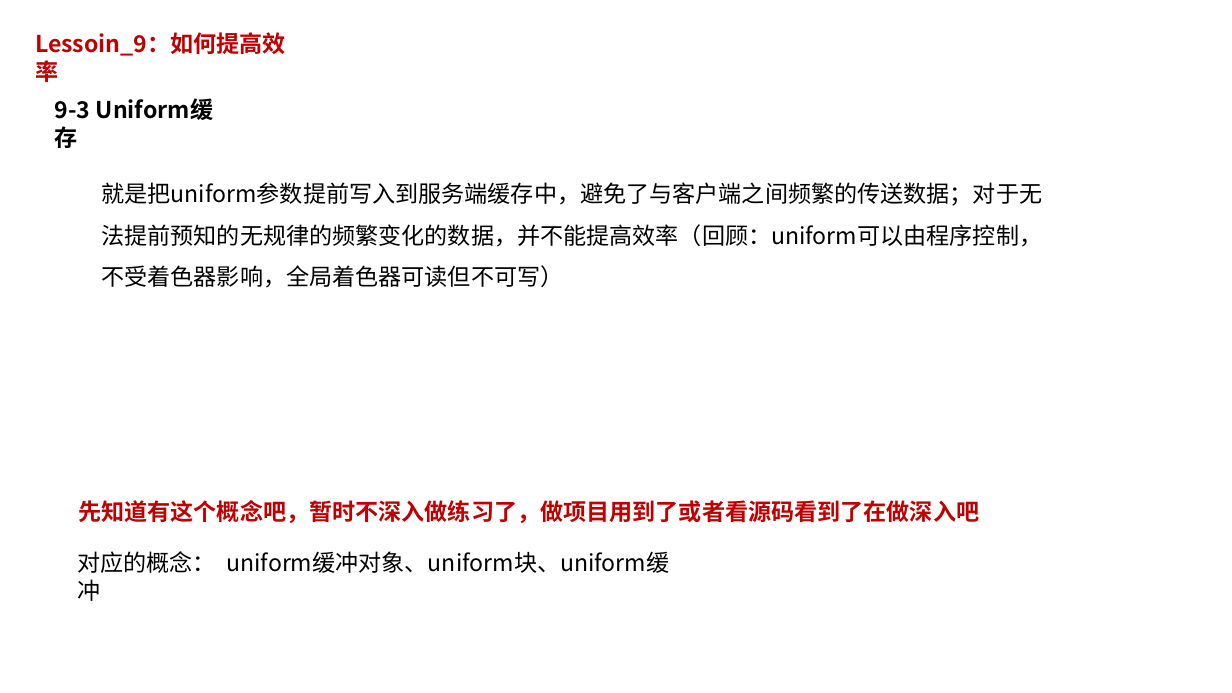
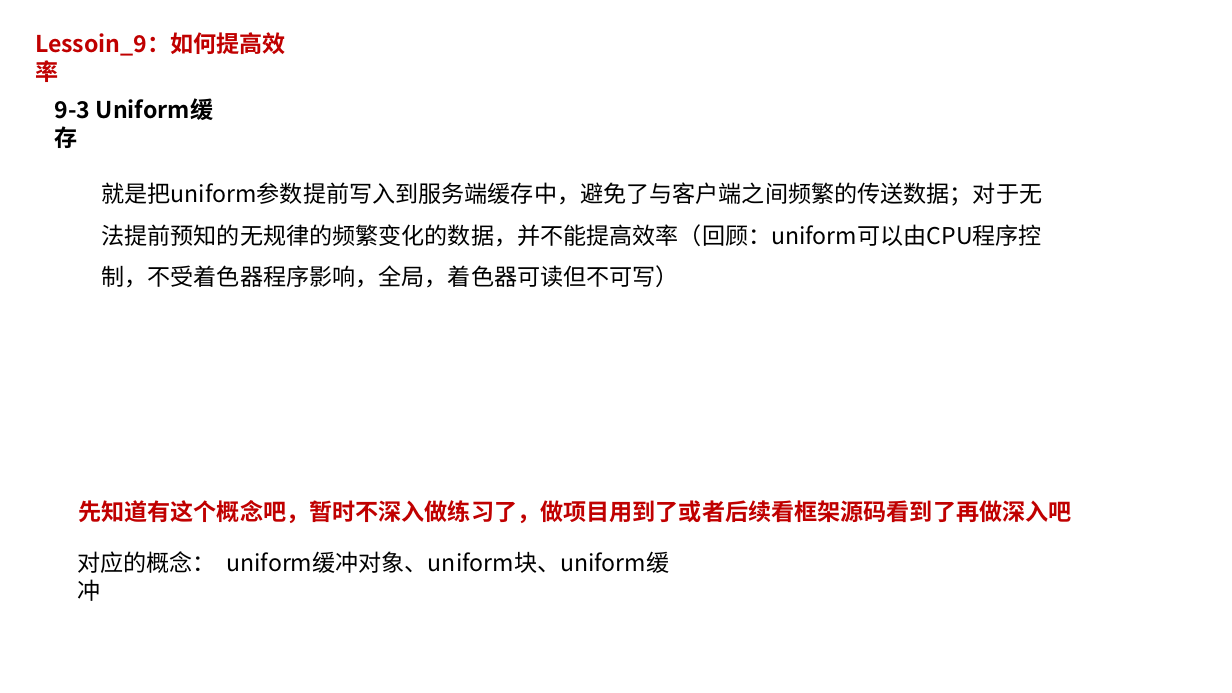
Before and after one commit to pczpcz/OpenglLearning, a slide deck: slide 23 of note/note.pptx. Drawn at 1232x693 pixels with LibreOffice and Linux fonts; fonts in the diff are those of the drawing. Boxes give left, top, right and bottom in pixels: in the first picture for what was removed or moved away, otherwise in the second. Text is boxed around its words. In the diff, an @@ line names an element or a change of style, - is before the commit and + after.

```diff
--- a/note/note.pptx
+++ b/note/note.pptx
@@ text at (x1=101, y1=182, x2=1042, y2=288): text changed @@
-就是把uniform参数提前写入到服务端缓存中，避免了与客户端之间频繁的传送数据；对于无法提前预知的无规律的频繁变化的数据，并不能提高效率（回顾：uniform可以由程序控制，不受着色器影响，全局着色器可读但不可写）
+就是把uniform参数提前写入到服务端缓存中，避免了与客户端之间频繁的传送数据；对于无法提前预知的无规律的频繁变化的数据，并不能提高效率（回顾：uniform可以由CPU程序控制，不受着色器程序影响，全局，着色器可读但不可写）
@@ text at (x1=78, y1=500, x2=1071, y2=523): text changed @@
-先知道有这个概念吧，暂时不深入做练习了，做项目用到了或者看源码看到了在做深入吧
+先知道有这个概念吧，暂时不深入做练习了，做项目用到了或者后续看框架源码看到了再做深入吧
```
Also in this commit, not shown: 3 other slides changed, 4 slides added.
